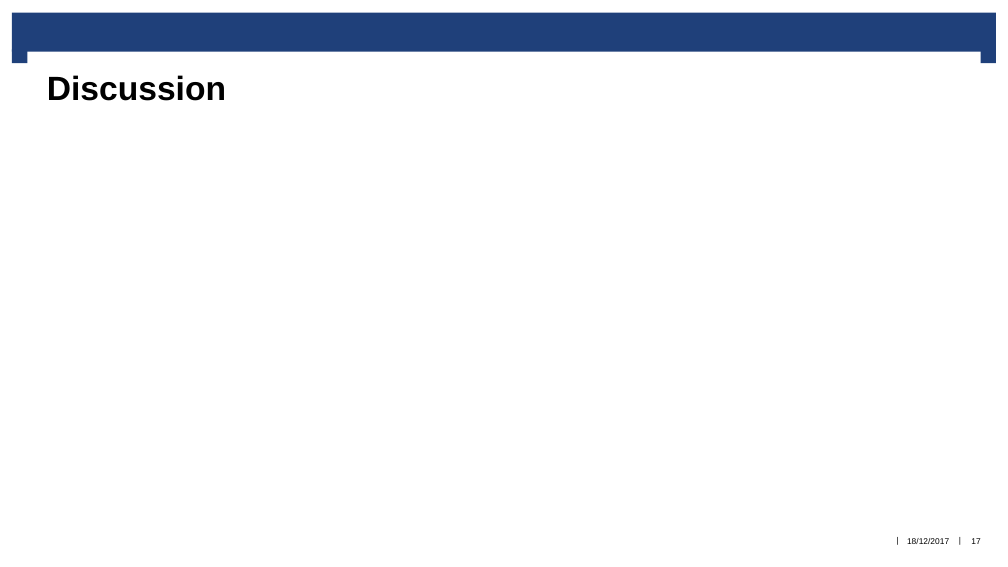
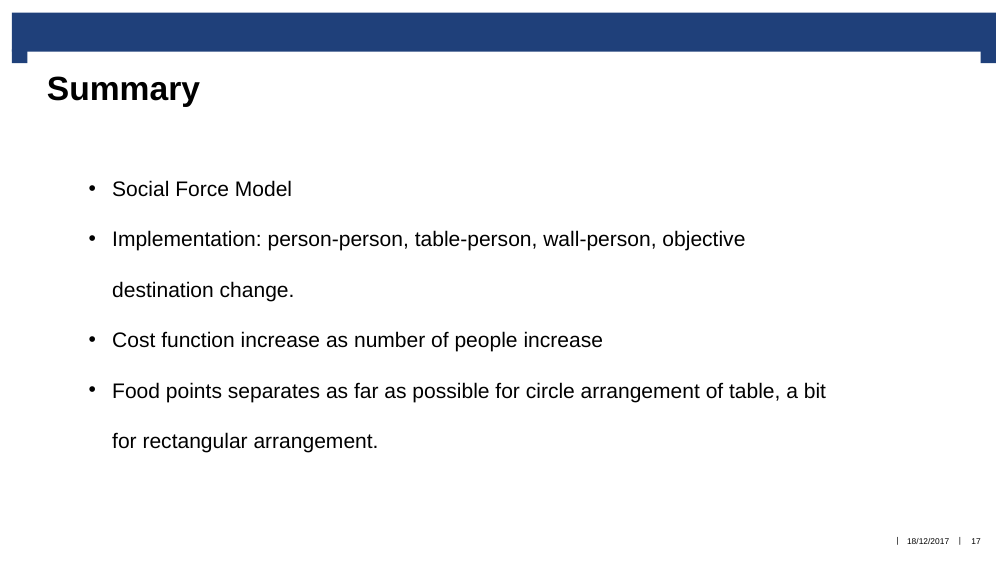
Before and after one commit to EmileHangxiBalishFrancesca/MSSS, a slide deck: slide 17 of Report/FinalPresentation_Matlab - Hangxi.pptx. Drawn at 1008x567 pixels with LibreOffice and Linux fonts; fonts in the diff are those of the drawing; background and template pictures are left out. Boxes give left, top, right and bottom in pixels: in the first picture for what was removed or moved away, otherwise in the second. Text is boxed around its words. In the diff, an @@ line names an element or a change of style, - is before the commit and + after.

Commit message:
add summary

```diff
--- a/Report/FinalPresentation_Matlab - Hangxi.pptx
+++ b/Report/FinalPresentation_Matlab - Hangxi.pptx
@@ text at (47,76,200,107): text changed @@
-Discussion
+Summary
@@ text added at (112,180,826,453), 20 pt, text #000000 @@
+• Social Force Model
+• Implementation: person-person, table-person, wall-person, objective destination change.
+• Cost function increase as number of people increase
+• Food points separates as far as possible for circle arrangement of table, a bit for rectangular arrangement.
```
Also in this commit, not shown: 1 other slide changed.
